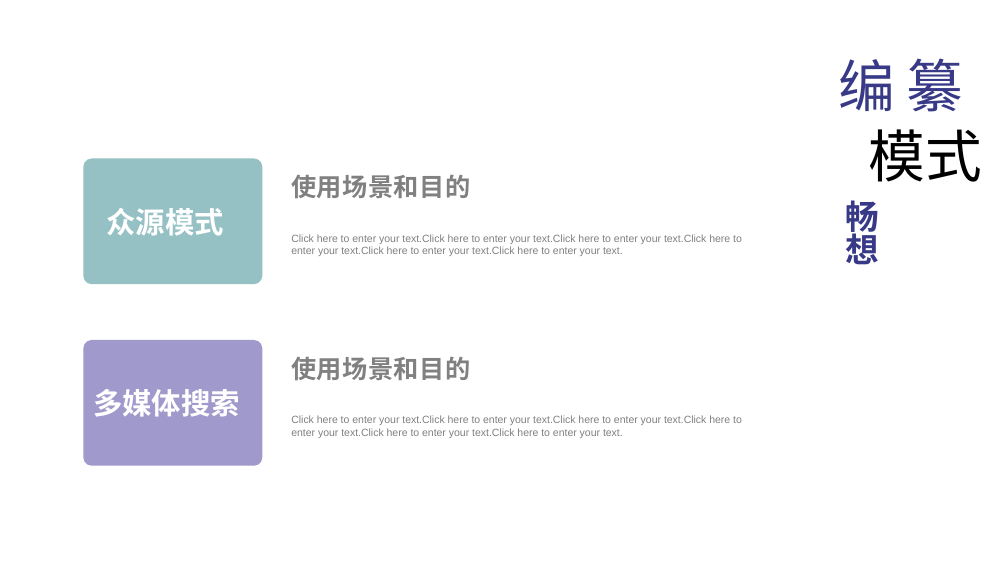
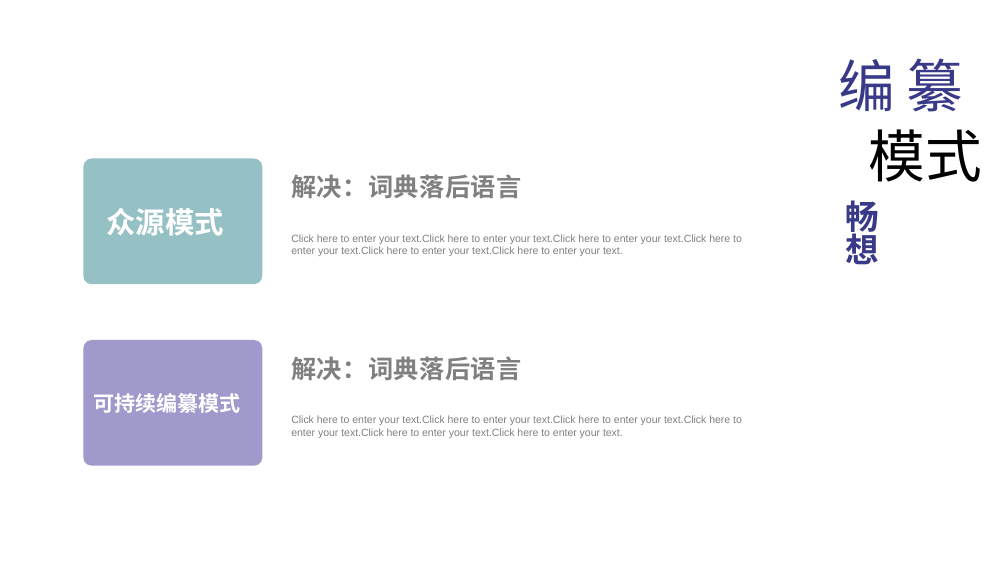
Before and after one commit to peijiawen98/TLK_1107, a slide deck: slide 16 of 电子词典需求分析.pptx. Drawn at 1008x567 pixels with LibreOffice and Linux fonts; fonts in the diff are those of the drawing. Boxes give left, top, right and bottom in pixels: in the first picture for what was removed or moved away, otherwise in the second. Text is boxed around its words. In the diff, an @@ line names an element or a change of style, - is before the commit and + after.

```diff
--- a/电子词典需求分析.pptx
+++ b/电子词典需求分析.pptx
@@ text at (291,174,521,198): text changed @@
-使用场景和目的
+解决：词典落后语言
@@ text at (291,356,521,380): text changed @@
-使用场景和目的
+解决：词典落后语言
@@ text in rounded rectangle at (93,393,240,413): text changed; size 28 to 20 pt @@
-多媒体搜索
+可持续编纂模式
```
Also in this commit, not shown: 3 other slides changed.
